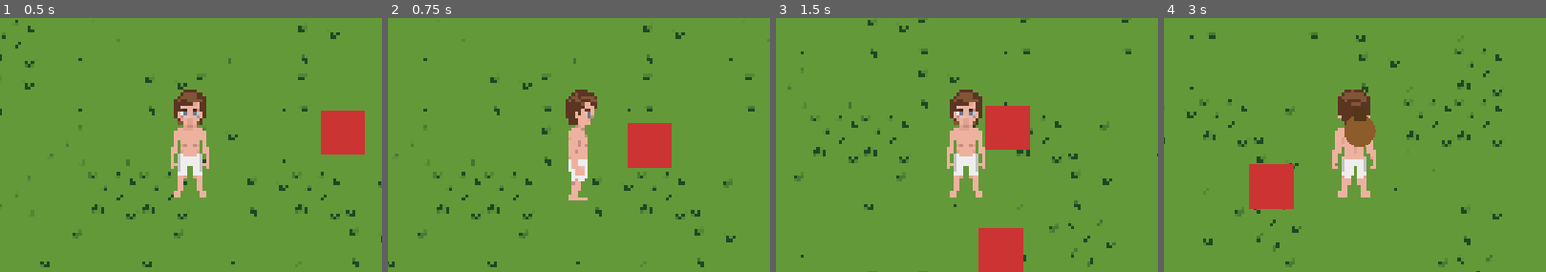
Above: before the commit, frames 1-4 (left to right).
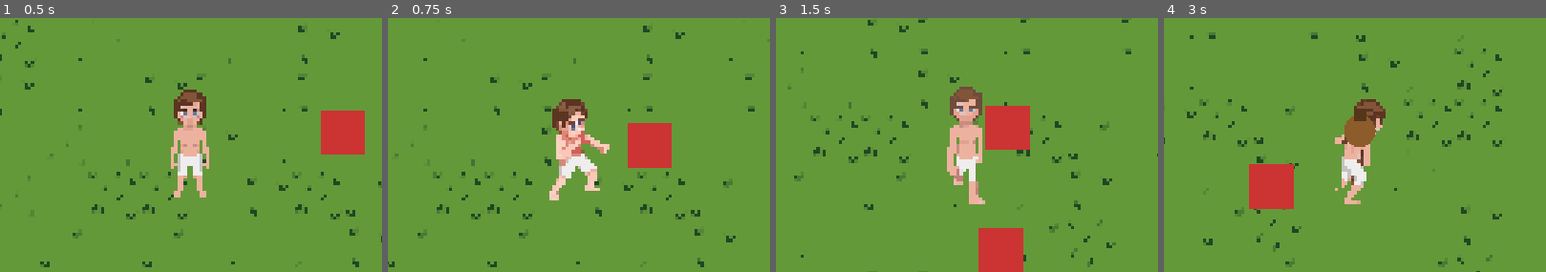
Above: after the commit, the same moments.

Repository: MysteriousSeal/ProjectInfinite
Game: Godot game, scene res://scenes/Main.tscn
Two runs of this game, one before a commit and one after it. Both use one fixed random seed, a clock stepped at 60 frames per second and the inputs below.
Inputs (mouse positions are % of the whole screen's width and height, from its top left):
- Up to frame 1 (0.5 s): no input
- Up to frame 2 (0.75 s): move the mouse to (72, 45) at 0.52 s; hold D from 0.53 s (still down); tap 1 at 0.6 s; click (72, 45) at 0.67 s
- Up to frame 3 (1.5 s): tap Space at 0.77 s; move the mouse to (30, 55) at 1.27 s; release D at 1.28 s; hold S from 1.28 s (still down); tap 2 at 1.35 s
- Up to frame 4 (3 s): tap Space at 1.52 s; move the mouse to (60, 28) at 2.02 s; release S at 2.03 s; hold D 2.03-2.78 s; tap 3 at 2.1 s; move the mouse to (45, 70) at 2.77 s; hold W from 2.78 s (still down); tap 4 at 2.85 s; click (45, 70) at 2.92 s
The pictures show only the part of the screen within x 25-75%, y 20-70%; the shares and areas given below are measured in that part.

Frame 1 is identical in both runs. In frame 2, 3.4% of the frame differs, in the area x 42-58%, y 28-72%; in frame 3, 2.0%; in frame 4, 2.4%.

Commit message:
Animate the hero walking and attacking
Swaps the static per-direction sprite for an AnimatedSprite2D whose
frames are assembled in code, giving idle, walk and attack clips for
each of the four directions. The attack clip is paced to finish inside
the existing attack window so the swing lines up with the span when the
hitbox is live, and it is restarted explicitly because repeat swings in
one direction keep the same clip name and would not otherwise retrigger.

Diff:
--- a/scenes/Player.tscn
+++ b/scenes/Player.tscn
@@ -17,7 +17,7 @@
 [node name="CollisionShape2D" type="CollisionShape2D" parent="."]
 shape = SubResource("RectangleShape2D_body")
 
-[node name="Sprite" type="Sprite2D" parent="."]
+[node name="Sprite" type="AnimatedSprite2D" parent="."]
 
 [node name="Health" type="Node" parent="."]
 script = ExtResource("2_health")
--- a/scripts/Player.gd
+++ b/scripts/Player.gd
@@ -18,14 +18,15 @@
 # The sprite stands two tiles tall while the body occupies one, so it is
 # lifted until the feet sit on the bottom edge of the collision box.
 const SPRITE_LIFT := -9
-const HERO_SOUTH := preload("res://assets/hero/hero_south.png")
-const HERO_NORTH := preload("res://assets/hero/hero_north.png")
-const HERO_EAST := preload("res://assets/hero/hero_east.png")
-const HERO_WEST := preload("res://assets/hero/hero_west.png")
+const DIRECTIONS := ["south", "east", "north", "west"]
+const WALK_FRAMES := 4
+const ATTACK_FRAMES := 6
+const WALK_FPS := 8.0
+const MOVING_SPEED := 1.0
 
 @onready var health: Health = $Health
 @onready var hitbox: Area2D = $Hitbox
-@onready var sprite: Sprite2D = $Sprite
+@onready var sprite: AnimatedSprite2D = $Sprite
 
 var facing := Vector2.DOWN
 var attacking := false
@@ -52,8 +53,9 @@
 
 func _ready() -> void:
 	add_to_group("player")
+	sprite.sprite_frames = _build_sprite_frames()
 	sprite.offset = Vector2(0, SPRITE_LIFT)
-	_face_sprite()
+	_update_animation()
 	hitbox.monitoring = false
 	hitbox.body_entered.connect(_on_hitbox_body_entered)
 	health.died.connect(_on_died)
@@ -69,7 +71,7 @@
 		if _poll_attack_pressed() and cooldown_timer <= 0.0:
 			_start_attack()
 	move_and_slide()
-	_face_sprite()
+	_update_animation()
 
 func _handle_movement() -> void:
 	var dir := _get_input_dir()
@@ -121,6 +123,10 @@
 	cooldown_timer = attack_cooldown()
 	hitbox.position = facing * HITBOX_OFFSET
 	hitbox.monitoring = true
+	# Restarted explicitly: repeat swings in the same direction keep the same
+	# clip name, so nothing would retrigger it.
+	sprite.play("attack_" + _facing_name())
+	sprite.frame = 0
 
 func _tick_timers(delta: float) -> void:
 	if cooldown_timer > 0.0:
@@ -180,8 +186,39 @@
 
 # Movement is free 8-directional but the art is drawn for four, so a diagonal
 # resolves to whichever cardinal it leans towards.
-func _face_sprite() -> void:
+func _facing_name() -> String:
 	if absf(facing.x) > absf(facing.y):
-		sprite.texture = HERO_EAST if facing.x > 0.0 else HERO_WEST
-	else:
-		sprite.texture = HERO_SOUTH if facing.y > 0.0 else HERO_NORTH
+		return "east" if facing.x > 0.0 else "west"
+	return "south" if facing.y > 0.0 else "north"
+
+func _update_animation() -> void:
+	var clip := "idle_"
+	if attacking:
+		clip = "attack_"
+	elif velocity.length() > MOVING_SPEED:
+		clip = "walk_"
+	var wanted := clip + _facing_name()
+	if sprite.animation != wanted:
+		sprite.play(wanted)
+
+func _build_sprite_frames() -> SpriteFrames:
+	var frames := SpriteFrames.new()
+	frames.remove_animation("default")
+	for direction: String in DIRECTIONS:
+		var idle := "idle_" + direction
+		frames.add_animation(idle)
+		frames.add_frame(idle, load("res://assets/hero/hero_%s.png" % direction))
+		var walk := "walk_" + direction
+		frames.add_animation(walk)
+		frames.set_animation_speed(walk, WALK_FPS)
+		for i in WALK_FRAMES:
+			frames.add_frame(walk, load("res://assets/hero/walk/%s_%d.png" % [direction, i]))
+		# Paced to finish inside the attack window so the swing matches the
+		# span when the hitbox is actually live.
+		var attack := "attack_" + direction
+		frames.add_animation(attack)
+		frames.set_animation_loop(attack, false)
+		frames.set_animation_speed(attack, ATTACK_FRAMES / ATTACK_DURATION)
+		for i in ATTACK_FRAMES:
+			frames.add_frame(attack, load("res://assets/hero/attack/%s_%d.png" % [direction, i]))
+	return frames
Binary file added: assets/hero/attack/east_0.png
Not shown, added: assets/hero/attack/east_0.png.import
Binary file added: assets/hero/attack/east_1.png
Not shown, added: assets/hero/attack/east_1.png.import
Binary file added: assets/hero/attack/east_2.png
Not shown, added: assets/hero/attack/east_2.png.import
Binary file added: assets/hero/attack/east_3.png
Not shown, added: assets/hero/attack/east_3.png.import
Binary file added: assets/hero/attack/east_4.png
Not shown, added: assets/hero/attack/east_4.png.import
Binary file added: assets/hero/attack/east_5.png
Not shown, added: assets/hero/attack/east_5.png.import
(and 68 more such lines)
